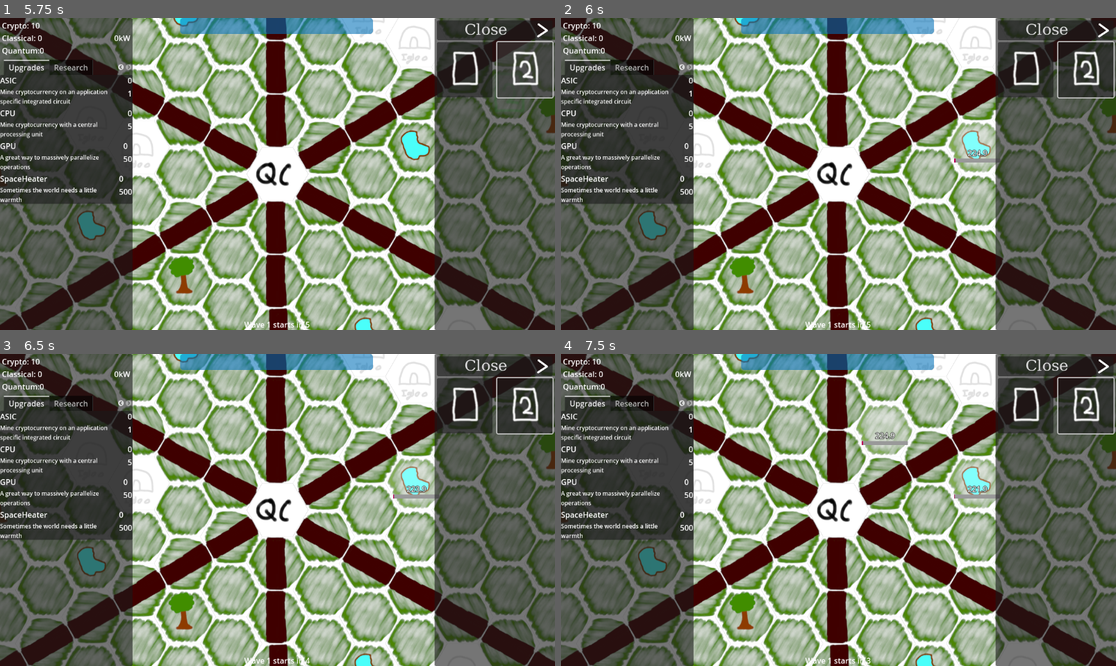
Above: before the commit, frames 1-4 (two rows, left to right).
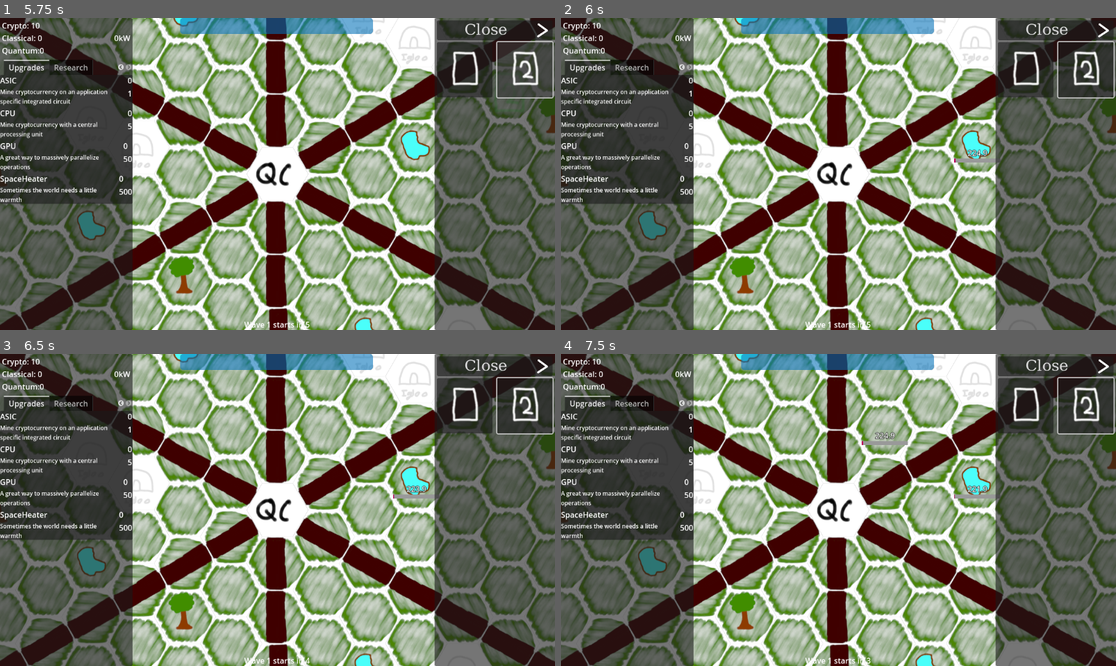
Above: after the commit, the same moments.

Repository: jm8/godotgamejam76
Game: Godot game, scene res://main.tscn
The game is run twice, just before and just after one commit, with the same random seed, the same clock (stepped at 60 frames per second) and the same inputs.
Inputs (mouse positions are in pixels of both pictures, inside the frame that each line leads up to):
- Up to frame 1 (5.75 s): click (538, 33) at 0.5 s; click (466, 71) at 1.25 s; click (527, 71) at 2.02 s; click (466, 71) at 2.75 s; click (527, 71) at 3.52 s; click (466, 71) at 4.25 s; click (527, 71) at 5.02 s
- Up to frame 2 (6 s): tap Enter at 5.75 s; move the mouse to (960, 158) at 5.77 s; hold E from 5.78 s (still down); click (960, 158) at 5.92 s
- Up to frame 3 (6.5 s): keep holding E
- Up to frame 4 (7.5 s): move the mouse to (727, 525) at 6.52 s; release E at 6.53 s; tap E at 6.6 s; click (727, 525) at 6.67 s; move the mouse to (894, 441) at 7.27 s; hold E from 7.28 s (still down); click (894, 441) at 7.42 s

Frame 1 is identical in both runs. In frame 2, 0.9% of the frame differs, in the area x 69-80%, y 33-50%; in frame 3, 0.9%; in frame 4, 1.7%, in the area x 53-80%, y 16-50%.

Commit message:
add pipe assets

Diff:
--- a/globulars.gd
+++ b/globulars.gd
@@ -1,7 +1,7 @@
 extends Node
 
-var min_zoom = .1
-var max_zoom = 1.0
+var min_zoom = 0.05
+var max_zoom = 2.0
 var zoom_change_factor = 0.1
 
 const TOWER_GROUP = "tower"
Binary file changed: pipehexagons.png
Not shown, added: pipes.png.import
